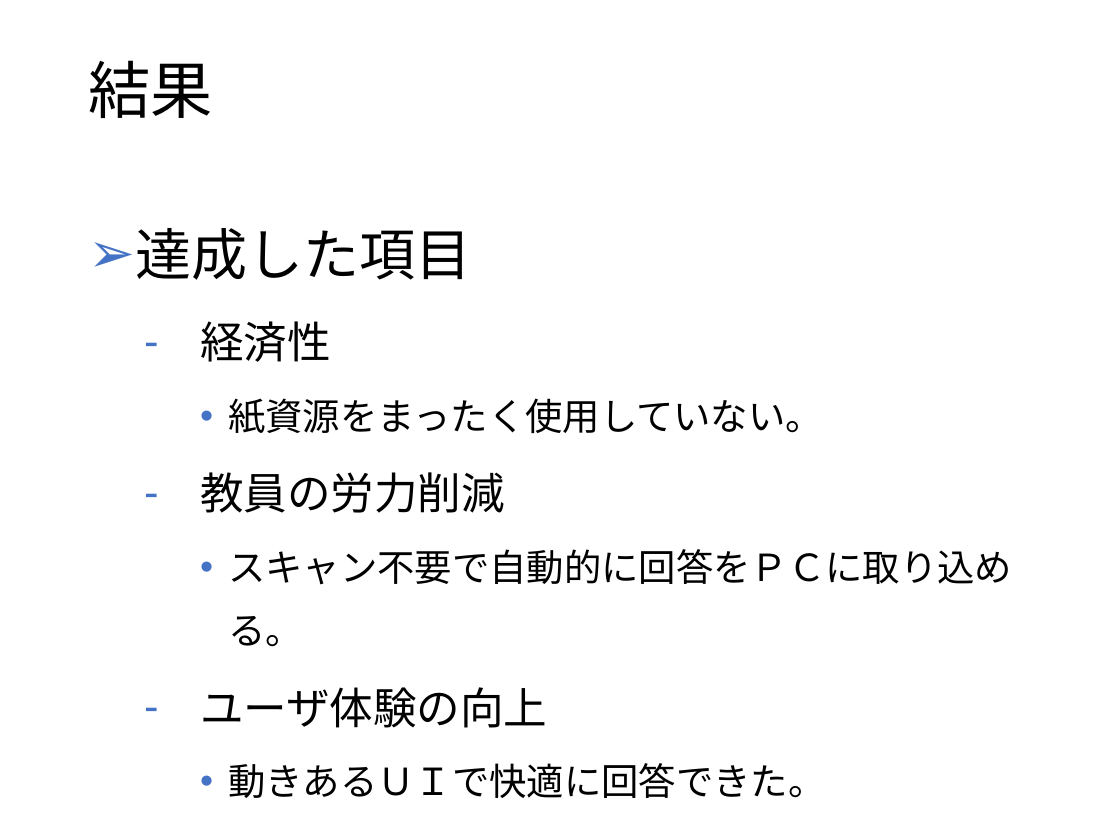
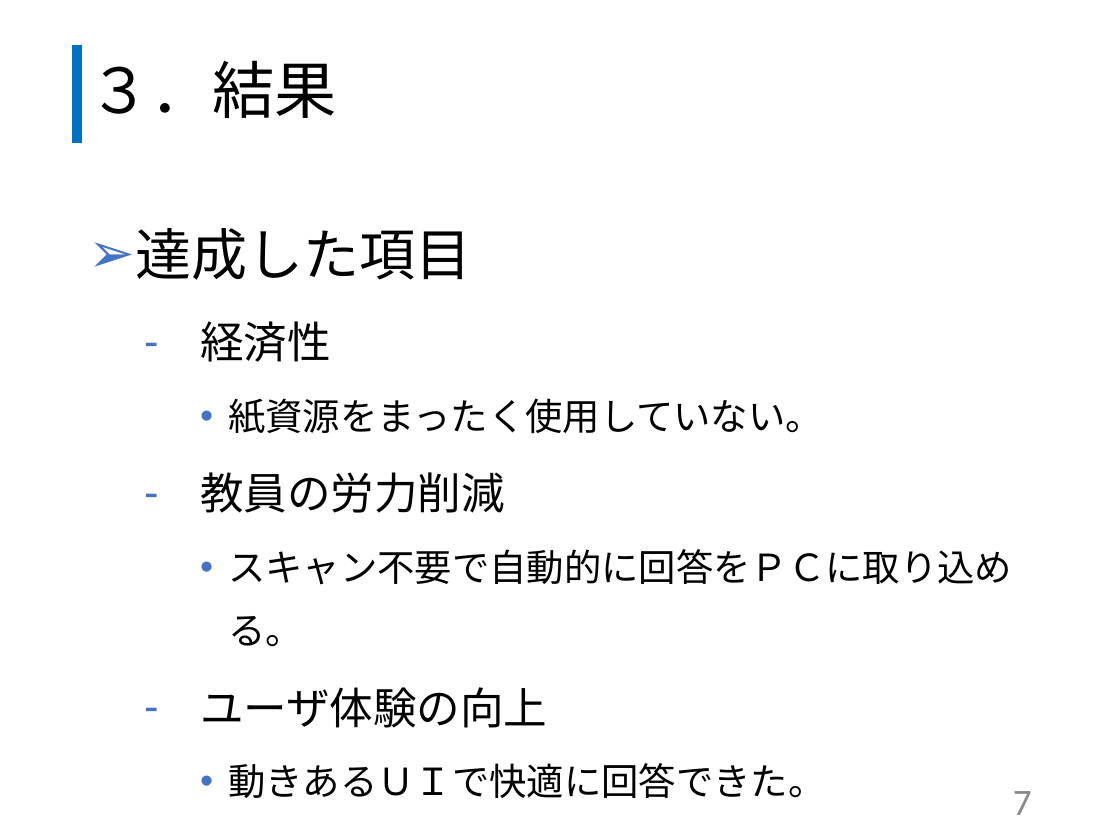
Before and after one commit to kazuwo/kosen-graduation-thesis, a slide deck: slide 8 of 卒業研究発表スライド.pptx (slide 6 before the commit). Drawn at 1120x840 pixels with LibreOffice and Linux fonts; fonts in the diff are those of the drawing. Boxes give left, top, right and bottom in pixels: in the first picture for what was removed or moved away, otherwise in the second. Text is boxed around its words. In the diff, an @@ line names an element or a change of style, - is before the commit and + after.

```diff
--- a/卒業研究発表スライド.pptx
+++ b/卒業研究発表スライド.pptx
@@ line added from (77, 142) to (77, 45), #0070C0 6 pt @@
@@ title at (88,60,337,118): text changed @@
-結果
+３．結果
@@ page number added at (1013,791,1032,815), 24 pt, text #8C8C8C @@
+7
```
Also in this commit, not shown: 13 other slides changed, 4 slides added, 2 slides removed, 1 other file.
